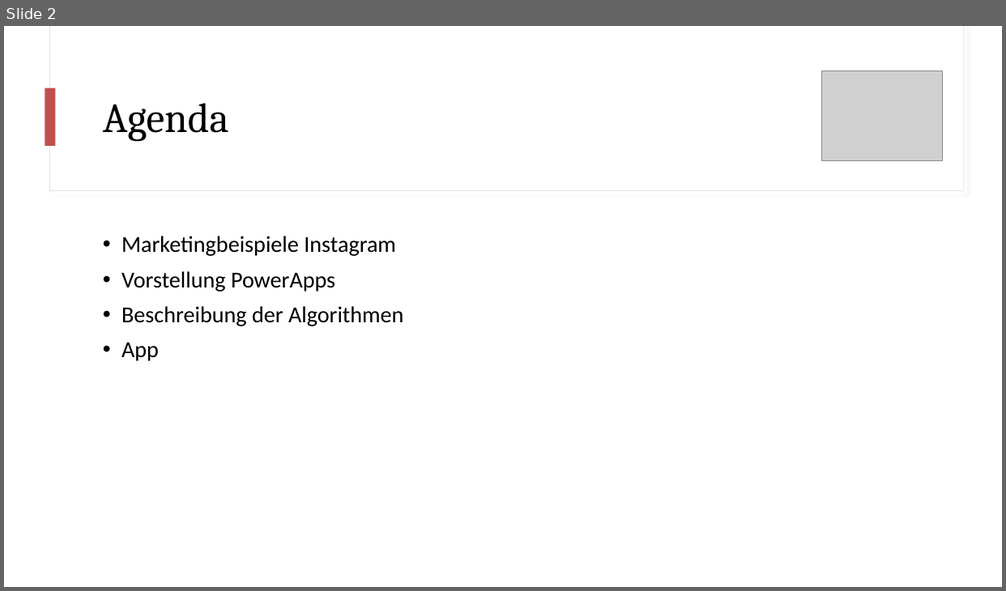
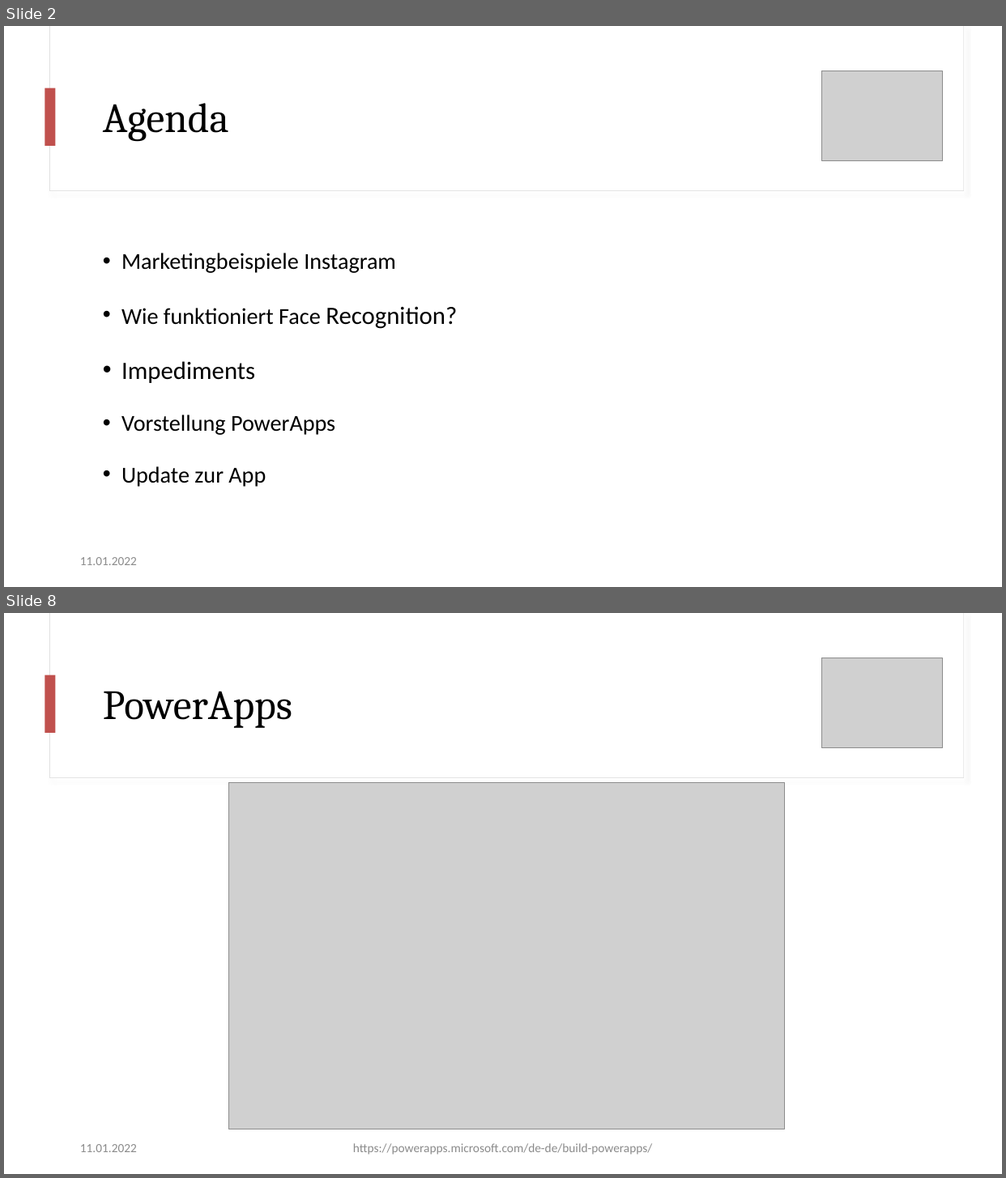
Before and after one commit to florian-frey/FaceBank, a slide deck: presentations/presentation-22_01_13.pptx. Shown one above the other, each under a label of ours: slide 2 before the commit, slides 2 and 8 after it; the slides between them are not shown. The pictures are 1006x591 and 1006x1178 pixels, drawn with LibreOffice and Linux fonts; fonts in the diff are those of the drawing; grey boxes stand for pictures. Boxes give left, top, right and bottom in pixels: in the first picture for what was removed or moved away, otherwise in the second. Text is boxed around its words. In the diff, an @@ line names an element or a change of style, - is before the commit and + after.

```diff
--- a/presentations/presentation-22_01_13.pptx
+++ b/presentations/presentation-22_01_13.pptx
@@ slide 8 added at (4,613,1002,1174), background #FFFFFF @@
@@ rectangle added at (49,613,964,778), fill #FFFFFF, outline #E1E1E1 0.75 pt @@
@@ rectangle added at (50,613,964,777), fill #FFFFFF @@
@@ picture added at (822,658,942,747) @@
@@ rectangle added at (45,675,56,733), fill #C0504D @@
@@ title added at (103,691,292,728), 40 pt, text #000000 @@
+PowerApps
@@ picture added at (228,783,784,1130) @@
@@ text added at (80,1144,137,1152), 12 pt, text #8C8C8C @@
+11.01.2022
@@ text added at (353,1144,653,1155), 12 pt, text #8C8C8C @@
+https://powerapps.microsoft.com/de-de/build-powerapps/
@@ slide 2 changed as well @@
@@ text at (121,253,396,435): line spacing 0.9 to 1.5 @@
@@ text at (121,306,457,383): paragraphs added @@
+• Wie funktioniert Face Recognition?
+• Impediments
@@ text at (121,467,266,487): text changed @@
-• Beschreibung der Algorithmen
-• App
+• Update zur App
@@ text added at (80,557,137,565), 12 pt, text #8C8C8C @@
+11.01.2022
```
Also in this commit, not shown: 1 other slide changed, 7 other slides added, 1 slide removed.
